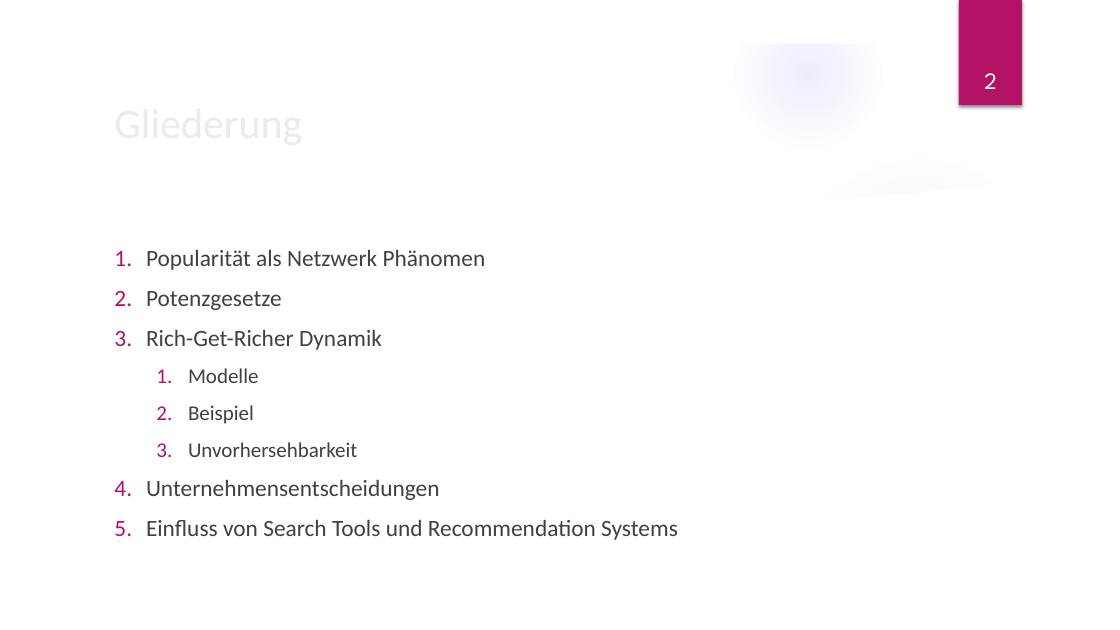
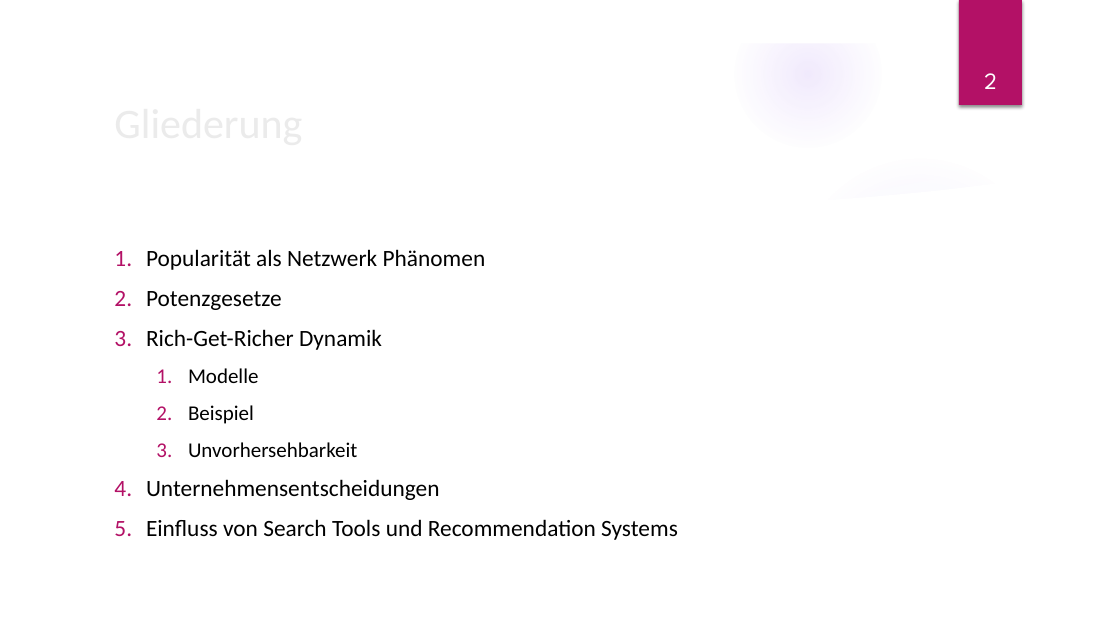
Before and after one commit to ReSynn/Rich-Get-Richer-Dynamik, a slide deck: slide 2 of PL and RgR.pptx. Drawn at 1120x630 pixels with LibreOffice and Linux fonts; fonts in the diff are those of the drawing; background and template pictures are left out. Boxes give left, top, right and bottom in pixels: in the first picture for what was removed or moved away, otherwise in the second. Text is boxed around its words. In the diff, an @@ line names an element or a change of style, - is before the commit and + after.

```diff
--- a/PL and RgR.pptx
+++ b/PL and RgR.pptx
@@ text "Popularität als Netzwerk Phänomen" at <box>146,249,678,540</box>: text colour #404040 to #000000 @@
```
Also in this commit, not shown: 1 other slide changed, 5 slides added.
